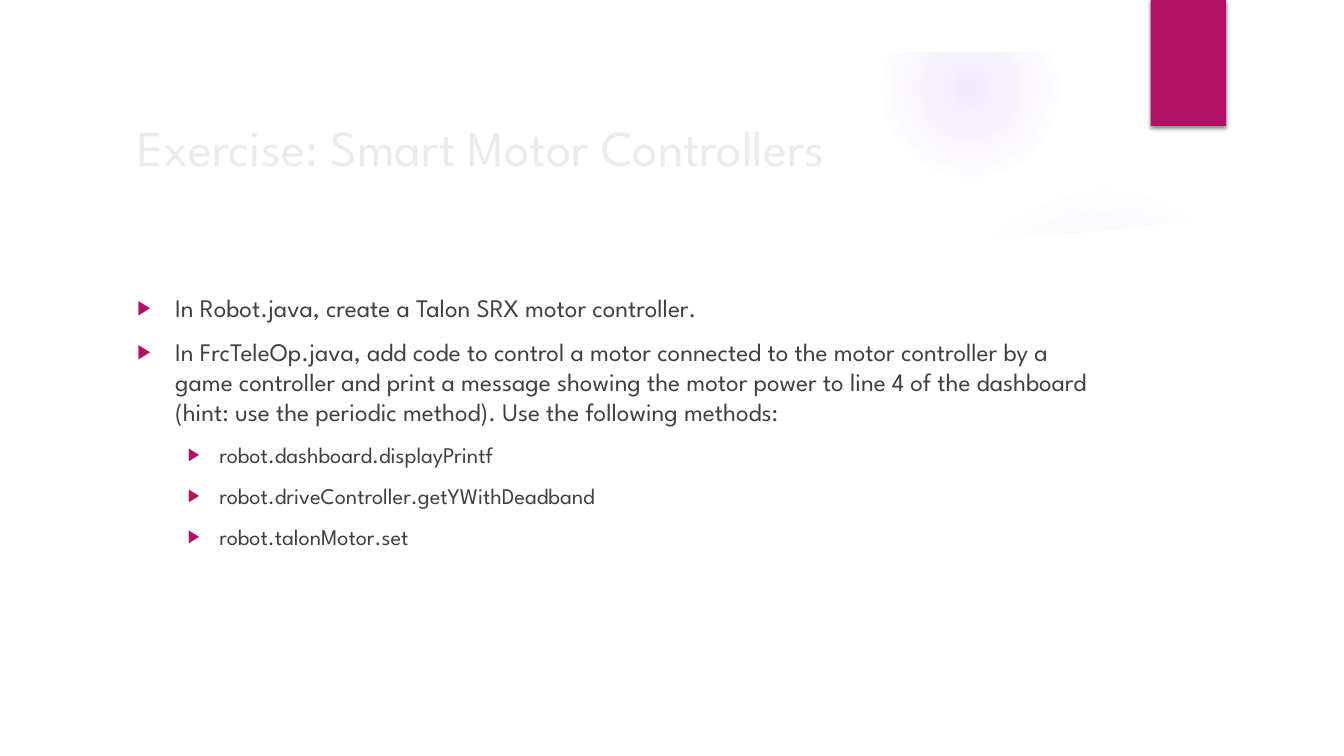
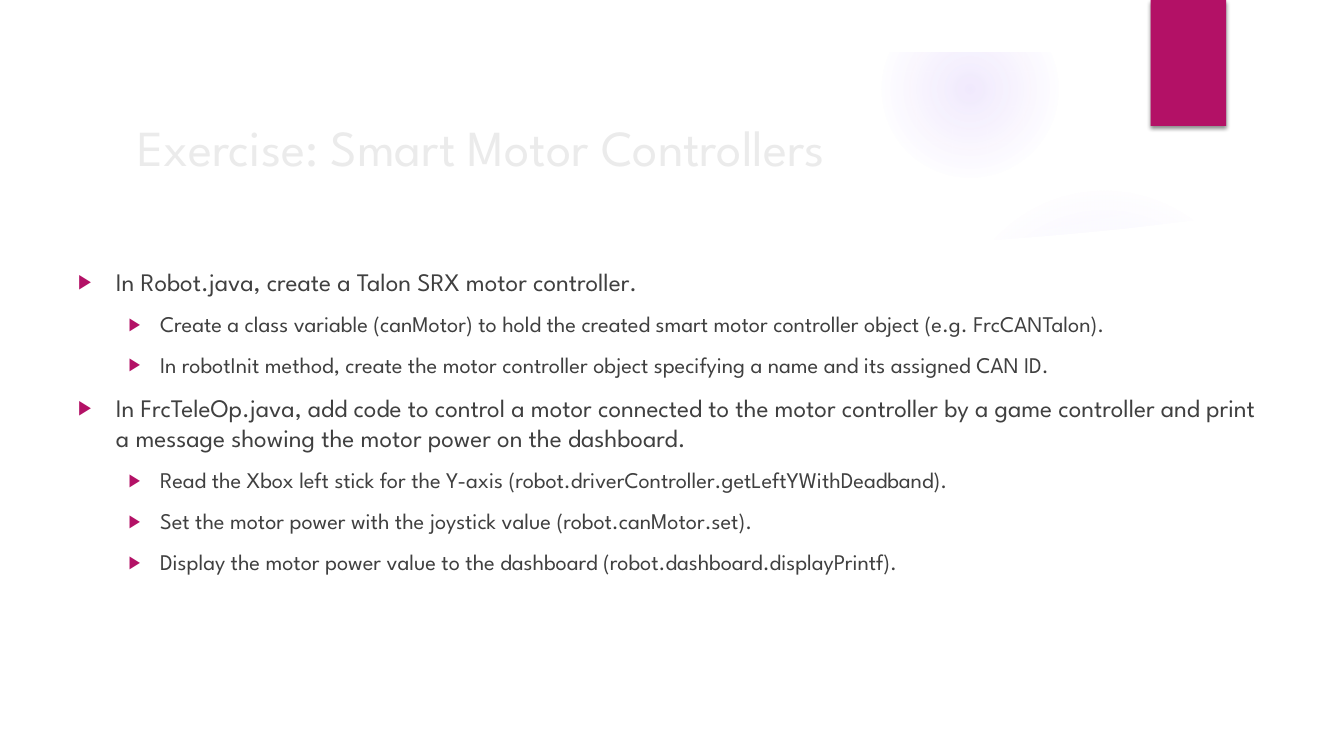
Before and after one commit to trc492/FrcProgrammingClass, a slide deck: slide 18 of Lesson2/BasicRobotComponents.pptx (slide 19 before the commit). Drawn at 1344x756 pixels with LibreOffice and Linux fonts; fonts in the diff are those of the drawing; background and template pictures are left out. Boxes give left, top, right and bottom in pixels: in the first picture for what was removed or moved away, otherwise in the second. Text is boxed around its words. In the diff, an @@ line names an element or a change of style, - is before the commit and + after.

```diff
--- a/Lesson2/BasicRobotComponents.pptx
+++ b/Lesson2/BasicRobotComponents.pptx
@@ text "In Robot.java, create a Talon ...": place and size @@
-text "In Robot.java, create a Talon ..." at bbox=[175, 299, 1087, 546]
+text "In Robot.java, create a Talon ..." at bbox=[116, 273, 1255, 575]
@@ text at bbox=[116, 316, 1255, 575]: text changed; size 18 to 16 pt @@
-▶ In FrcTeleOp.java, add code to control a motor connected to the motor controller by a game controller and print a message showing the motor power to line 4 of the dashboard (hint: use the periodic method). Use the following methods:
-  ▶ robot.dashboard.displayPrintf
-  ▶ robot.driveController.getYWithDeadband
-  ▶ robot.talonMotor.set
+  ▶ Create a class variable (canMotor) to hold the created smart motor controller object (e.g. FrcCANTalon).
+  ▶ In robotInit method, create the motor controller object specifying a name and its assigned CAN ID.
+▶ In FrcTeleOp.java, add code to control a motor connected to the motor controller by a game controller and print a message showing the motor power on the dashboard.
+  ▶ Read the Xbox left stick for the Y-axis (robot.driverController.getLeftYWithDeadband).
+  ▶ Set the motor power with the joystick value (robot.canMotor.set).
+  ▶ Display the motor power value to the dashboard (robot.dashboard.displayPrintf).
```
Also in this commit, not shown: 19 other slides changed, 12 slides added, 25 other files.
